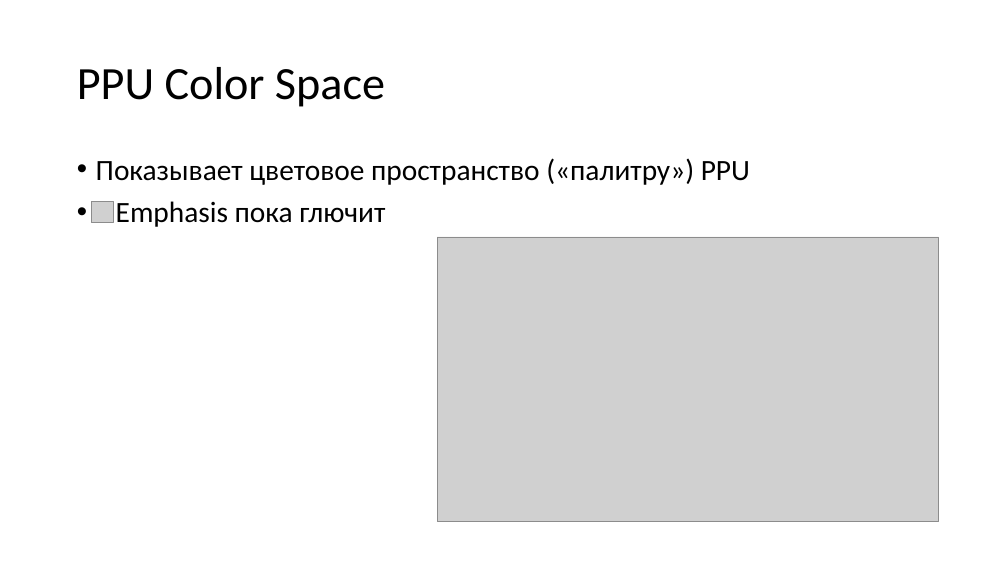
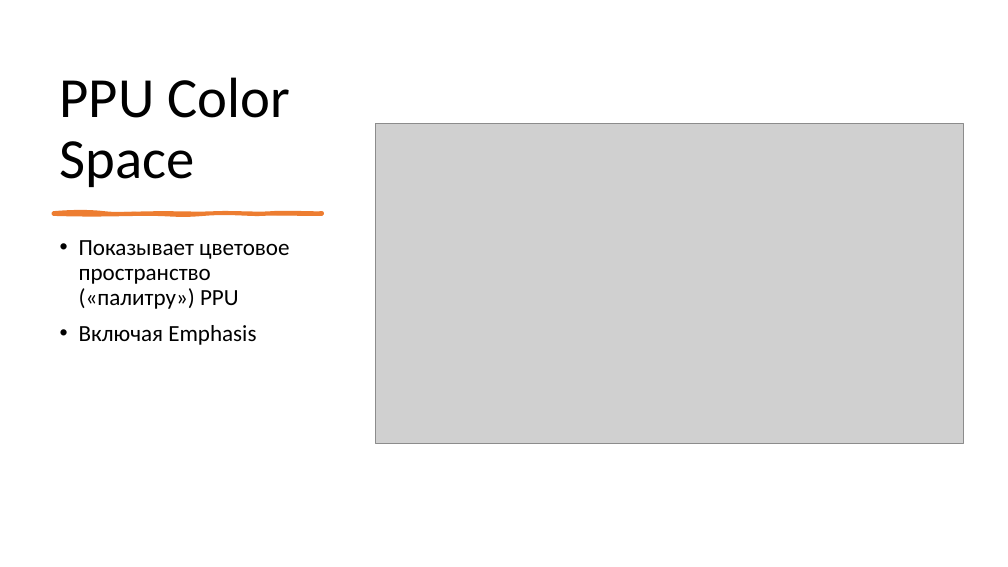
Before and after one commit to emu-russia/breaknes, a slide deck: slide 11 of UserManual/PPUPlayer/PPU_Player_Rus.pptx. Drawn at 1008x567 pixels with LibreOffice and Linux fonts; fonts in the diff are those of the drawing; grey boxes stand for pictures. Boxes give left, top, right and bottom in pixels: in the first picture for what was removed or moved away, otherwise in the second. Text is boxed around its words. In the diff, an @@ line names an element or a change of style, - is before the commit and + after.

Commit message:
Fixed Emphasis

```diff
--- a/UserManual/PPUPlayer/PPU_Player_Rus.pptx
+++ b/UserManual/PPUPlayer/PPU_Player_Rus.pptx
@@ title "PPU Color Space": place and size @@
-title "PPU Color Space" at box(77, 67, 385, 107)
+title "PPU Color Space" at box(60, 77, 290, 187)
@@ title "PPU Color Space" at box(60, 77, 290, 187): size 44 to 54 pt; vertical alignment middle to bottom @@
@@ picture added at box(376, 124, 964, 443) @@
@@ picture removed at box(91, 201, 113, 223) @@
@@ text "Показывает цветовое пространство («палитру») PPU": place and size @@
-text "Показывает цветовое пространство («палитру») PPU" at box(96, 158, 750, 227)
+text "Показывает цветовое пространство («палитру») PPU" at box(79, 240, 289, 345)
@@ freeform shape added at box(53, 212, 322, 214), fill #ED7D31, outline #ED7D31 3 pt @@
@@ picture removed at box(437, 237, 938, 522) @@
@@ text at box(79, 240, 289, 309): size 28 to 22 pt in "Показывает цветовое пространство («палитру») PPU" @@
@@ text at box(79, 325, 256, 345): text changed; size 28 to 22 pt @@
-• Emphasis пока глючит
+• Включая Emphasis
```
Also in this commit, not shown: 5 other files.
